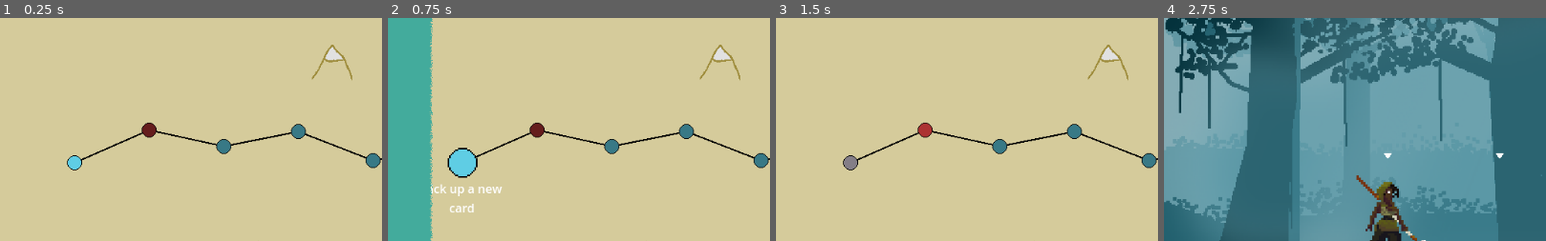
Above: before the commit, frames 1-4 (left to right).
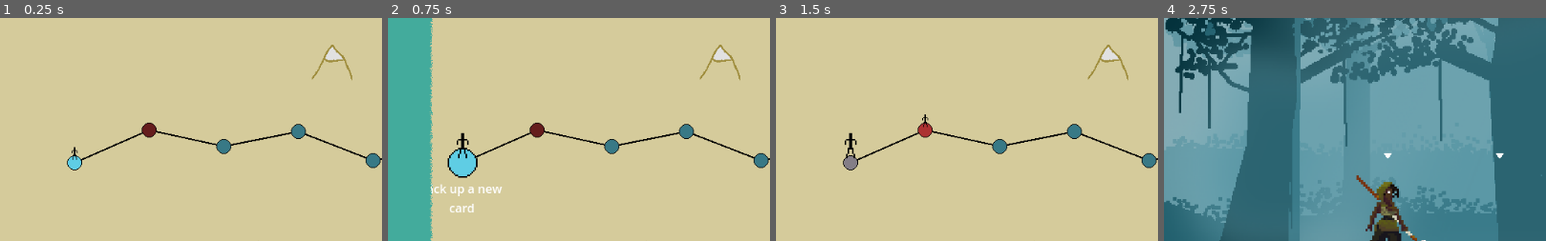
Above: after the commit, the same moments.

Repository: maxnovak/card-battle-time
Game: Godot game, scene res://Game.tscn
Two runs of this game, one before a commit and one after it. Both use one fixed random seed, a clock stepped at 60 frames per second and the inputs below.
Inputs (mouse positions are % of the whole screen's width and height, from its top left):
- Up to frame 1 (0.25 s): no input
- Up to frame 2 (0.75 s): tap Enter at 0.5 s; move the mouse to (10, 52) at 0.52 s; click (10, 52) at 0.67 s
- Up to frame 3 (1.5 s): move the mouse to (33, 50) at 1.27 s; click (33, 50) at 1.42 s
- Up to frame 4 (2.75 s): tap Space at 2 s; move the mouse to (20, 45) at 2.02 s; click (20, 45) at 2.17 s
The pictures show only the part of the screen within x 0-50%, y 20-70%; the shares and areas given below are measured in that part.

The runs differ from the first frame. In frame 1, less than 0.1% of the frame differs, in the area x 18-21%, y 57-64%; in frame 2, 0.2%; in frame 3, 0.2%, in the area x 18-40%, y 43-63%; in frame 4, nothing differs.

Commit message:
Add player marker for where you're standing

Diff:
--- a/Map/Location/Location.tscn
+++ b/Map/Location/Location.tscn
@@ -1,9 +1,32 @@
-[gd_scene load_steps=4 format=3 uid="uid://j0hsqd8f1llk"]
+[gd_scene load_steps=8 format=3 uid="uid://j0hsqd8f1llk"]
 
 [ext_resource type="Script" path="res://Map/Location/location.gd" id="1_uh5dl"]
 [ext_resource type="Texture2D" uid="uid://cemfl2bx0rbby" path="res://assets/map/visted.png" id="2_t7c5d"]
+[ext_resource type="Texture2D" uid="uid://bcxhk0n27nhsk" path="res://assets/map/Player.png" id="3_usgu1"]
 
 [sub_resource type="CircleShape2D" id="CircleShape2D_a8svm"]
+
+[sub_resource type="AtlasTexture" id="AtlasTexture_swc1c"]
+atlas = ExtResource("3_usgu1")
+region = Rect2(0, 0, 20, 20)
+
+[sub_resource type="AtlasTexture" id="AtlasTexture_jsffa"]
+atlas = ExtResource("3_usgu1")
+region = Rect2(20, 0, 20, 20)
+
+[sub_resource type="SpriteFrames" id="SpriteFrames_moqw4"]
+animations = [{
+"frames": [{
+"duration": 1.0,
+"texture": SubResource("AtlasTexture_swc1c")
+}, {
+"duration": 1.0,
+"texture": SubResource("AtlasTexture_jsffa")
+}],
+"loop": true,
+"name": &"idle",
+"speed": 5.0
+}]
 
 [node name="Location" type="Node2D"]
 script = ExtResource("1_uh5dl")
@@ -26,6 +49,14 @@
 horizontal_alignment = 1
 autowrap_mode = 2
 
+[node name="Marker" type="AnimatedSprite2D" parent="."]
+visible = false
+position = Vector2(0, -14)
+sprite_frames = SubResource("SpriteFrames_moqw4")
+animation = &"idle"
+frame_progress = 0.964424
+speed_scale = 0.25
+
 [connection signal="input_event" from="Area2D" to="." method="_on_area_2d_input_event"]
 [connection signal="mouse_entered" from="Area2D" to="." method="_on_area_2d_mouse_entered"]
 [connection signal="mouse_exited" from="Area2D" to="." method="_on_area_2d_mouse_exited"]
--- a/Map/Location/location.gd
+++ b/Map/Location/location.gd
@@ -21,12 +21,16 @@
 		Input.set_default_cursor_shape(Input.CURSOR_POINTING_HAND)
 
 	$Icon.scale = Vector2(2.0, 2.0)
+	$Marker.scale = Vector2(2.0, 2.0)
+	$Marker.position.y = -26
 	$Area2D/CollisionShape2D.scale = Vector2(2.0, 2.0)
 	$Tooltip.text = LocationClass.TooltipMap.get(type, "")
 
 func _on_area_2d_mouse_exited():
 	Input.set_default_cursor_shape(Input.CURSOR_ARROW)
 	$Icon.scale = Vector2(1.0, 1.0)
+	$Marker.scale = Vector2(1.0, 1.0)
+	$Marker.position.y = -14
 	$Area2D/CollisionShape2D.scale = Vector2(1.0, 1.0)
 	$Tooltip.text = ""
 
@@ -51,3 +55,4 @@
 		$Icon.modulate = Color.html("#969696")
 	else:
 		$Icon.modulate = Color.html("#ffffff")
+		$Marker.visible = true
Binary file added: assets/map/Player.aseprite
Binary file added: assets/map/Player.png
Not shown, added: assets/map/Player.png.import
